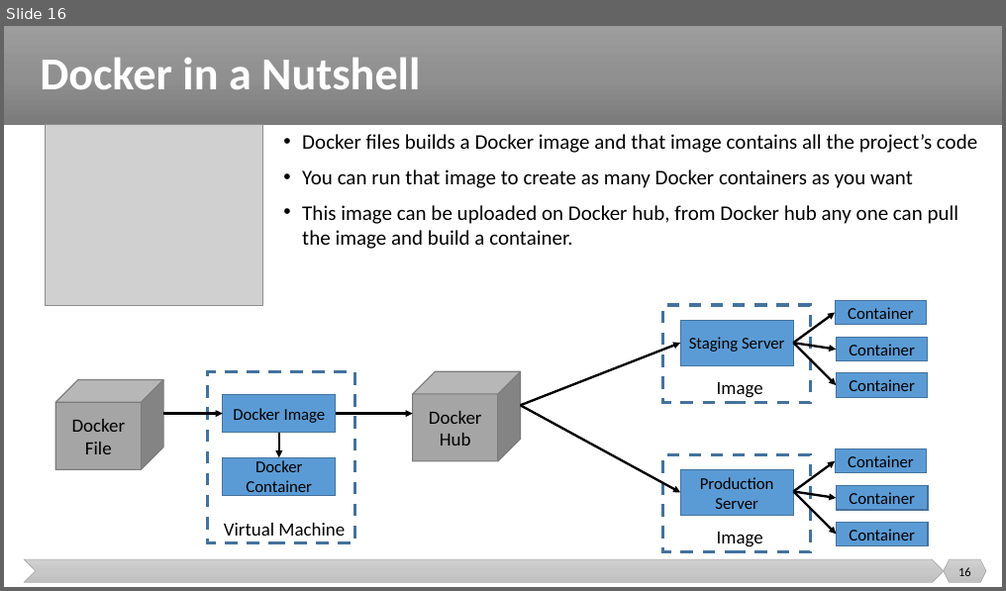
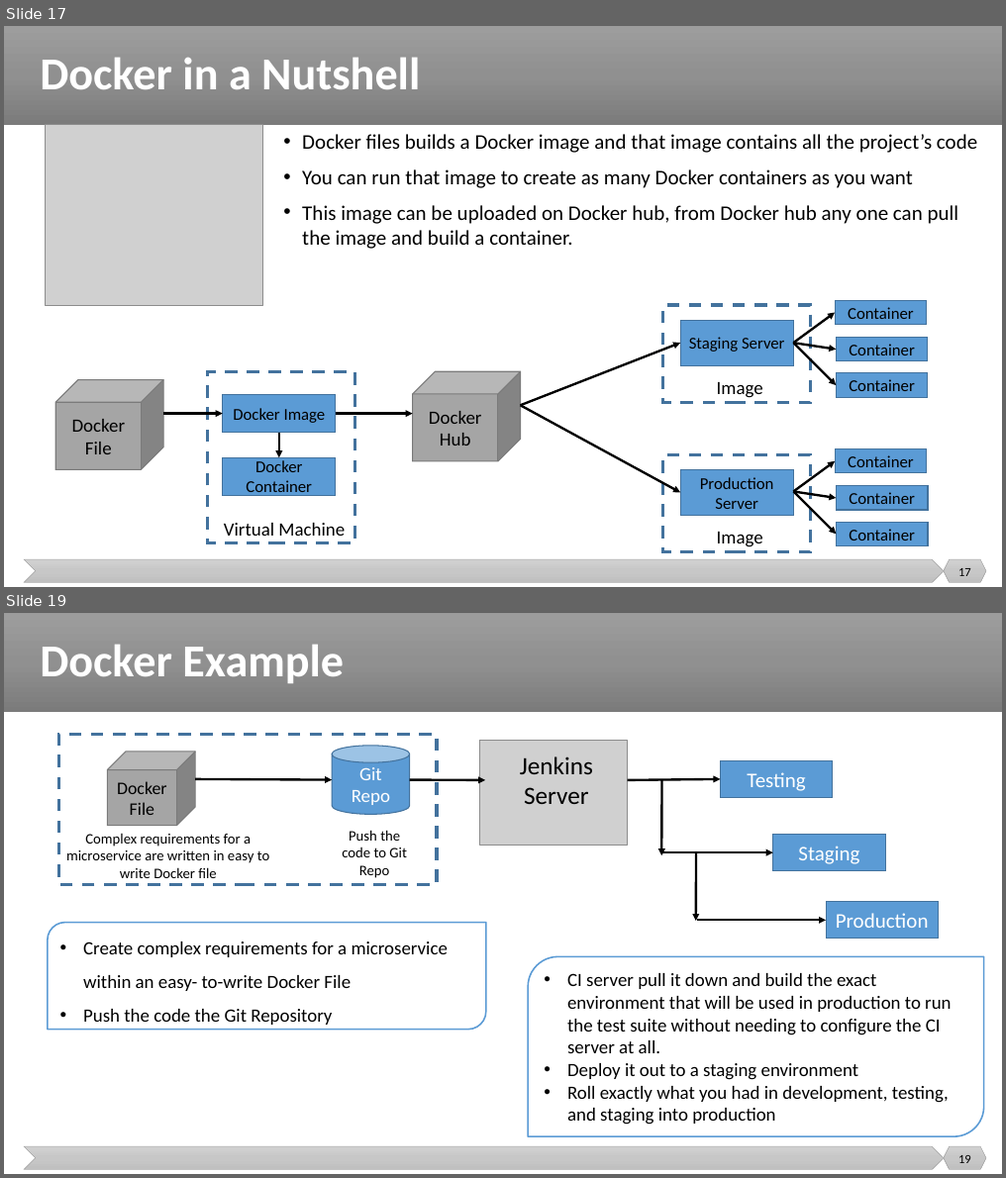
Before and after one commit to malenezi/malenezi, a slide deck: SE489/Lectures/4-Containerization/Containerization.pptx. Shown one above the other, each under a label of ours: slide 16 before the commit, slides 17 and 19 after it; the slides between them are not shown. The pictures are 1006x591 and 1006x1178 pixels, drawn with LibreOffice and Linux fonts; fonts in the diff are those of the drawing; grey boxes stand for pictures. Boxes give left, top, right and bottom in pixels: in the first picture for what was removed or moved away, otherwise in the second. Text is boxed around its words. In the diff, an @@ line names an element or a change of style, - is before the commit and + after.

Commit message:
up

```diff
--- a/SE489/Lectures/4-Containerization/Containerization.pptx
+++ b/SE489/Lectures/4-Containerization/Containerization.pptx
@@ slide 19 added at [4,613,1002,1174], background #FFFFFF; not listed: 3 template elements that a slide beside it also shows @@
@@ title added at [40,644,344,683], 44 pt, text #FFFFFF, bold @@
+Docker Example
@@ rectangle added at [58,735,437,884], outline #43739E 3 pt dashed @@
@@ cube added at [107,752,196,826], fill #A5A5A5, outline #7A7A7A 1 pt, 17 pt, text #000000 @@
+Docker File
@@ cylinder added at [332,746,410,814], fill #5B9BD5, outline #43739E 1 pt, 18 pt, text #FFFFFF @@
+Git Repo
@@ picture added at [480,741,628,845] @@
@@ text added at [520,757,593,804], 24 pt, text #000000 @@
+Jenkins Server
@@ arrow added from (196, 779) to (332, 780), #000000 2.25 pt @@
@@ arrow added from (410, 780) to (485, 780), #000000 2.25 pt @@
@@ arrow added from (628, 780) to (721, 779), #000000 2.25 pt @@
@@ arrow added from (662, 780) to (662, 856), #000000 2.25 pt @@
@@ rectangle added at [721,761,833,798], fill #5B9BD5, outline #43739E 1 pt, 20 pt, text #FFFFFF @@
+Testing
@@ text added at [66,834,270,878], 14 pt, text #000000 @@
+Complex requirements for a microservice are written in easy to write Docker file
@@ text added at [342,830,407,878], 14 pt, text #000000 @@
+Push the code to Git Repo
@@ rectangle added at [773,835,886,871], fill #5B9BD5, outline #43739E 1 pt, 20 pt, text #FFFFFF @@
+Staging
@@ arrow added from (662, 853) to (773, 853), #000000 2.25 pt @@
@@ arrow added from (696, 853) to (696, 921), #000000 2.25 pt @@
@@ rectangle added at [826,902,939,939], fill #5B9BD5, outline #43739E 1 pt, 20 pt, text #FFFFFF @@
+Production
@@ round diag rect added at [48,923,486,1030], outline #5B9BD5 1.5 pt, 18 pt, text #000000 @@
+• Create complex requirements for a microservice within an easy- to-write Docker File
+• Push the code the Git Repository
@@ arrow added from (697, 920) to (826, 920), #000000 2.25 pt @@
@@ round diag rect added at [528,957,984,1137], outline #5B9BD5 1.5 pt, 18 pt, text #000000 @@
+• CI server pull it down and build the exact environment that will be used in production to run the test suite without needing to configure the CI server at all.
+• Deploy it out to a staging environment
+• Roll exactly what you had in development, testing, and staging into production
@@ page number added at [958,1156,971,1163], 12 pt, text #000000 @@
+19
@@ what was slide 16 is now slide 17 @@
@@ page number at [958,569,971,576]: text changed @@
-16
+17
```
Also in this commit, not shown: 17 other slides added.
